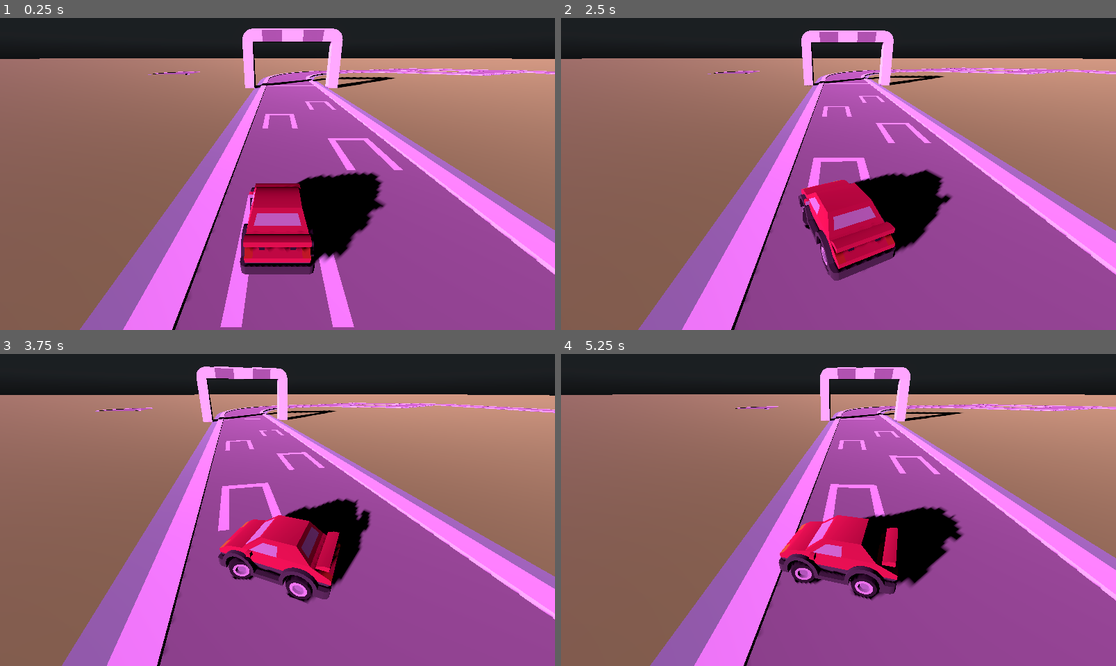
Above: before the commit, frames 1-4 (two rows, left to right).
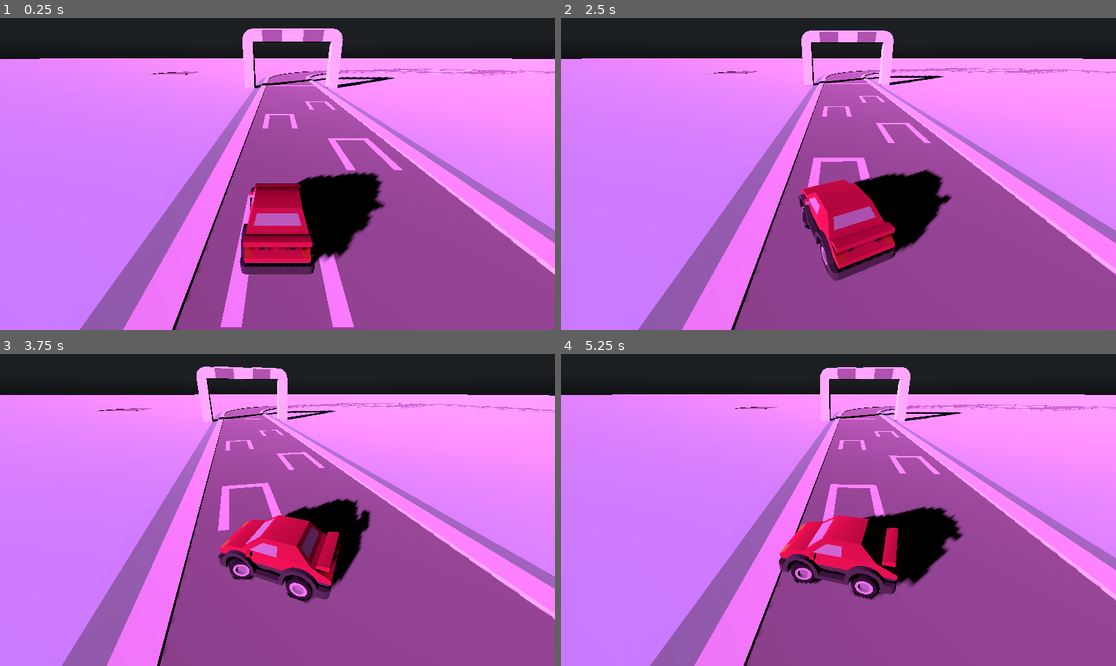
Above: after the commit, the same moments.

Repository: Pandahoro/DrivingProto
Game: Godot game, scene res://DrivingScene.tscn
Two runs of this game, one before a commit and one after it. Both use one fixed random seed, a clock stepped at 60 frames per second and the inputs below. A sky picture missing from this copy of the repository is replaced by a grey-blue gradient.
Inputs:
- Up to frame 1 (0.25 s): no input
- Up to frame 2 (2.5 s): hold D (Right) 0.53-1.28 s; hold S (Back) 1.28-2.03 s; hold D (Right) from 2.03 s (still down)
- Up to frame 3 (3.75 s): release D (Right) at 2.78 s; hold W (Forward) 2.78-3.53 s; hold A (Left) from 3.53 s (still down)
- Up to frame 4 (5.25 s): release A (Left) at 5.03 s; hold S (Back) from 5.03 s (still down)

The runs differ from the first frame. In frame 1, 41% of the frame differs, in the area x 0-100%, y 12-100%; in frame 2, 40%; in frame 3, 39%; in frame 4, 41%.

Commit message:
looped music and lighting change

Diff:
--- a/DrivingScene.tscn
+++ b/DrivingScene.tscn
@@ -35,7 +35,12 @@
 [sub_resource type="BoxMesh" id="BoxMesh_5k5re"]
 
 [sub_resource type="StandardMaterial3D" id="StandardMaterial3D_y0upf"]
-albedo_color = Color(0.521569, 0.807843, 0.286275, 1)
+albedo_color = Color(0.737255, 0.827451, 0.984314, 1)
+emission_energy_multiplier = 2.17
+subsurf_scatter_enabled = true
+subsurf_scatter_strength = 0.24
+backlight_enabled = true
+backlight = Color(0.12549, 0.27451, 0.486275, 1)
 
 [sub_resource type="BoxShape3D" id="BoxShape3D_088uc"]
 
Not shown, changed: Synthwave - Virtual Voyager Loop.wav.import
Not shown, changed: export_presets.cfg
